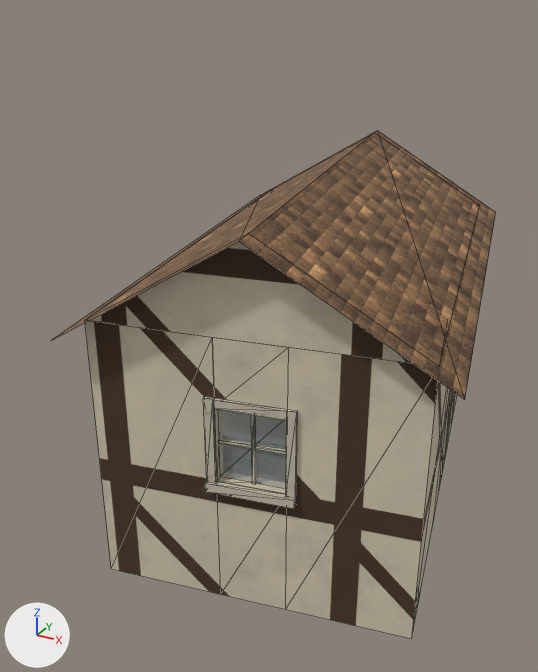
The glTF model world/bridgehollow__dyers_walk_local/export/models/buildings/bld_house_065.glb: old version first, new version second.
Camera for both pictures: a camera (50 mm lens) standing at (4.63, -10.31, 7.27) and looking at (-0.6, -0.8, 2.52). Arrows for +X, +Y and +Z are at lower left; the lights stay in place. The picture after the commit comes second. Mesh edges are drawn as thin lines. Vertices at exactly the same position are counted once.

The older version as bpy lines, for what is in view:
```python
me_bld_house_065 = bpy.data.meshes.new('bld_house_065')
me_bld_house_065.from_pydata(...)  # 314 vertices, 414 faces; spans x -2.79..2.79, y -4.05..4.05, z 0.0..3.81
# faces by material slot: [8, 74, 286, 46]
me_bld_house_065.materials.append(mat_mat_glass)  # pale blue #d5e7ee
me_bld_house_065.materials.append(mat_mat_plaster)
me_bld_house_065.materials.append(mat_mat_trim)
me_bld_house_065.materials.append(mat_mat_wall_frame)
me_bld_house_065_roof = bpy.data.meshes.new('bld_house_065_roof')
me_bld_house_065_roof.from_pydata(...)  # 124 vertices, 138 faces; spans x -3.15..3.15, y -4.41..4.41, z 3.44..5.08
# faces by material slot: [12, 120, 4, 2]
me_bld_house_065_roof.materials.append(mat_mat_ceiling)  # pale yellow #e0d7c5
me_bld_house_065_roof.materials.append(mat_mat_joist)  # beige #a18a70
me_bld_house_065_roof.materials.append(mat_mat_shingle)
me_bld_house_065_roof.materials.append(mat_mat_wall_frame)
ob_bld_house_065 = bpy.data.objects.new('bld_house_065', me_bld_house_065)
ob_bld_house_065.location = (0.0, 0.0, 0.0)
ob_bld_house_065_roof = bpy.data.objects.new('bld_house_065_roof', me_bld_house_065_roof)
ob_bld_house_065_roof.location = (0.0, 0.0, 0.0)
```
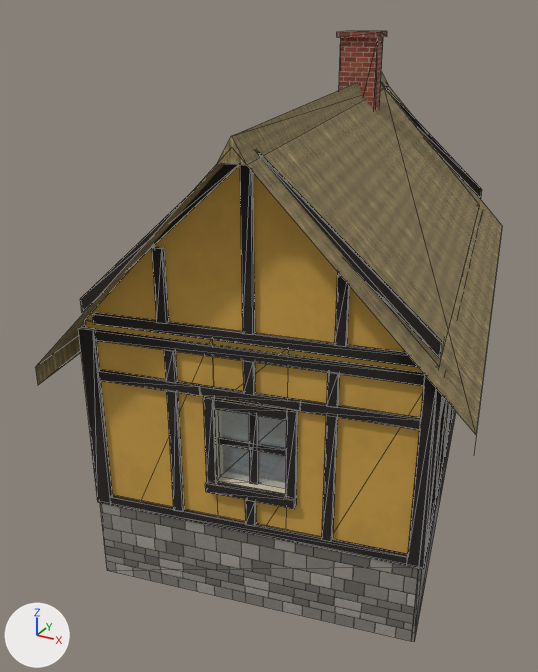
Location of each change, [x1, y1, x2, y2] in pixels of the pictures (538 x 672 px; the box of a moved part takes in the faces that stretch with it):
'bld_house_065', reshaped
    before: [85, 214, 478, 639]
    after: [79, 214, 478, 642]
'bld_house_065_roof', reshaped (50% taller)
    before: [54, 130, 496, 399]
    after: [35, 30, 502, 435]
part 1 of me_bld_house_065, moved or reshaped
    before: [251, 415, 256, 484]
    after: [249, 414, 258, 485]
part 2 of me_bld_house_065, moved or reshaped
    before: [218, 439, 286, 454]
    after: [218, 438, 286, 456]
part 3 of me_bld_house_065, added
    after: [79, 325, 456, 642]
part 4 of me_bld_house_065, surface changed
    before: [85, 214, 478, 639]
    after: [85, 214, 478, 554]
part 5 of me_bld_house_065, recoloured
    before: [203, 390, 455, 509]
    after: [203, 397, 454, 509]
part 6 of me_bld_house_065, recoloured
    before: [85, 214, 478, 639]
    after: [85, 214, 478, 554]

The change, as a list of edits to the scene's bpy script:
```text
Add mat_mat_s_tint_thatch_8a7a55:
    mat_mat_s_tint_thatch_8a7a55 = bpy.data.materials.new('mat_s_tint_thatch_8a7a55')
    # uses the picture img_mat_s_tint_thatch_8a7a55
    # uses the picture img_mat_s_tint_thatch_8a7a55_n
Add mat_mat_s_plaster_d4a64a:
    mat_mat_s_plaster_d4a64a = bpy.data.materials.new('mat_s_plaster_d4a64a')
    # uses the picture img_mat_s_plaster_d4a64a
    # uses the picture img_mat_s_plaster_d4a64a_n
Add mat_mat_s_beam_201a17:
    mat_mat_s_beam_201a17 = bpy.data.materials.new('mat_s_beam_201a17')
    # uses the picture img_mat_s_beam_201a17
    # uses the picture img_mat_s_beam_201a17_n
Add mat_mat_s_brick_8d4332:
    mat_mat_s_brick_8d4332 = bpy.data.materials.new('mat_s_brick_8d4332')
    # uses the picture img_mat_s_brick_8d4332
    # uses the picture img_mat_s_brick_8d4332_n
Add mat_mat_s_tint_wall_stone_7a766f:
    mat_mat_s_tint_wall_stone_7a766f = bpy.data.materials.new('mat_s_tint_wall_stone_7a766f')
    # uses the picture img_mat_s_tint_wall_stone_7a766f
    # uses the picture img_mat_s_tint_wall_stone_7a766f_n
Change me_bld_house_065:
    remove me_bld_house_065.from_pydata(...)  # 314 vertices, 414 faces; spans x -2.79..2.79, y -4.05..4.05, z 0.0..3.81
    add me_bld_house_065.from_pydata(...)  # 826 vertices, 964 faces; spans x -2.86..2.86, y -4.13..4.13, z 0.0..3.81
    me_bld_house_065 part 1: the loose piece of 8 vertices spanning x 0.67..0.72, y -3.56..-3.5, z 1.83..2.9 is scaled about its middle by (2.36, 0.862, 1), in mat_mat_s_beam_201a17
    me_bld_house_065 part 2: the loose piece of 8 vertices spanning x 0.24..1.15, y -3.65..-3.41, z 2.34..2.38 is scaled about its middle by (1, 0.984, 2), in mat_mat_s_beam_201a17
    me_bld_house_065 part 3: 512 vertices added at x -2.86..2.86, y -4.13..4.13, z 0.0..3.81
    me_bld_house_065 part 4: 54 kept faces spanning x -2.79..2.79, y -4.05..4.05, z 0.0..3.81 get new texture (UV) coordinates
    me_bld_house_065 part 5: 190 faces spanning x -2.71..2.24, y -3.84..3.84, z 0.76..3.02 switch from mat_mat_trim to mat_mat_s_beam_201a17
    me_bld_house_065 part 6: 46 faces spanning x -2.79..2.79, y -4.05..4.05, z 0.0..3.81 switch from mat_mat_wall_frame to mat_mat_s_plaster_d4a64a
    other edits to the shape of me_bld_house_065 do not show in these pictures
    add me_bld_house_065.materials.append(mat_mat_s_tint_wall_stone_7a766f)
Change me_bld_house_065_roof:
    remove me_bld_house_065_roof.from_pydata(...)  # 124 vertices, 138 faces; spans x -3.15..3.15, y -4.41..4.41, z 3.44..5.08
    add me_bld_house_065_roof.from_pydata(...)  # 236 vertices, 274 faces; spans x -3.33..3.33, y -4.59..4.59, z 3.08..6.93
    me_bld_house_065_roof part 7
    6 vertices are removed from x -3.15..1.6, y -4.41..4.41, z 3.63..5.08
    6 faces are deleted
    2 vertices move from x 0.78..3.15, y -3.95..-3.48, z 3.63..5.08 to x 2.64..2.65, y -3.33..-3.27, z 3.81..3.93
    73 vertices are added at x -3.33..2.8, y -4.1..4.59, z 3.08..6.93
    27 new vertices lie (0.01, -0.06, 0.0) away from vertices in x -2.65..3.15, y -4.02..4.08, z 3.63..5.95
    12 new vertices lie (0.0, 0.0, 0.18) away from vertices in x -2.8..2.8, y -4.1..4.1, z 3.93..5.88
    6 new vertices lie (1.61, -8.19, 0.0) away from vertices in x -3.33..1.72, y 3.6..4.59, z 3.08..5.89
    104 new faces join them, mat_mat_s_beam_201a17
    22 new faces join them, mat_mat_s_brick_8d4332
    2 new faces join them, mat_mat_s_plaster_d4a64a
    14 new faces join them, mat_mat_s_tint_thatch_8a7a55
    remove me_bld_house_065_roof.materials.append(mat_mat_shingle)
    remove me_bld_house_065_roof.materials.append(mat_mat_wall_frame)
    add me_bld_house_065_roof.materials.append(mat_mat_s_beam_201a17)
    add me_bld_house_065_roof.materials.append(mat_mat_s_brick_8d4332)
    add me_bld_house_065_roof.materials.append(mat_mat_s_plaster_d4a64a)
    add me_bld_house_065_roof.materials.append(mat_mat_s_tint_thatch_8a7a55)
```
